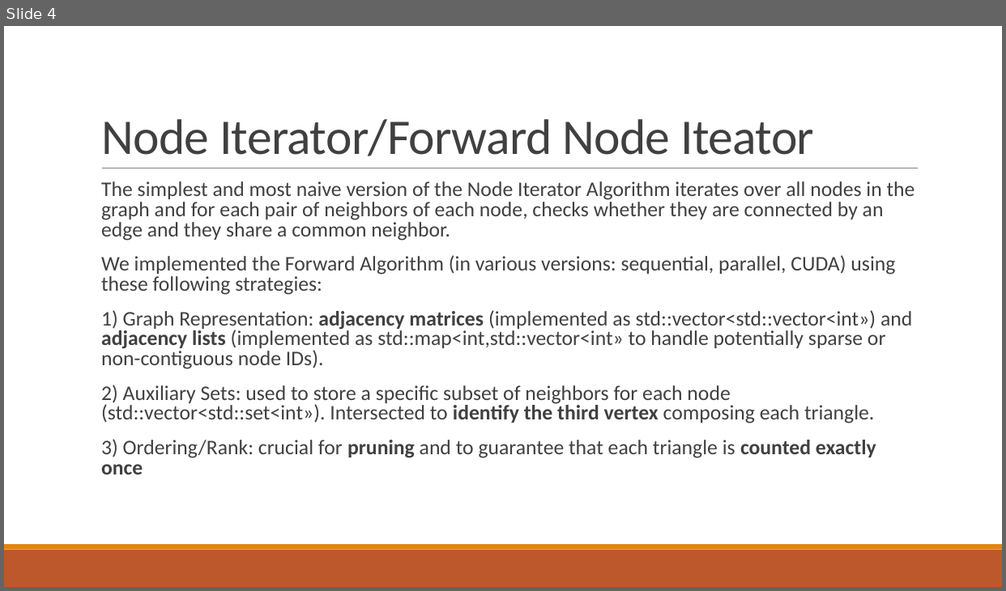
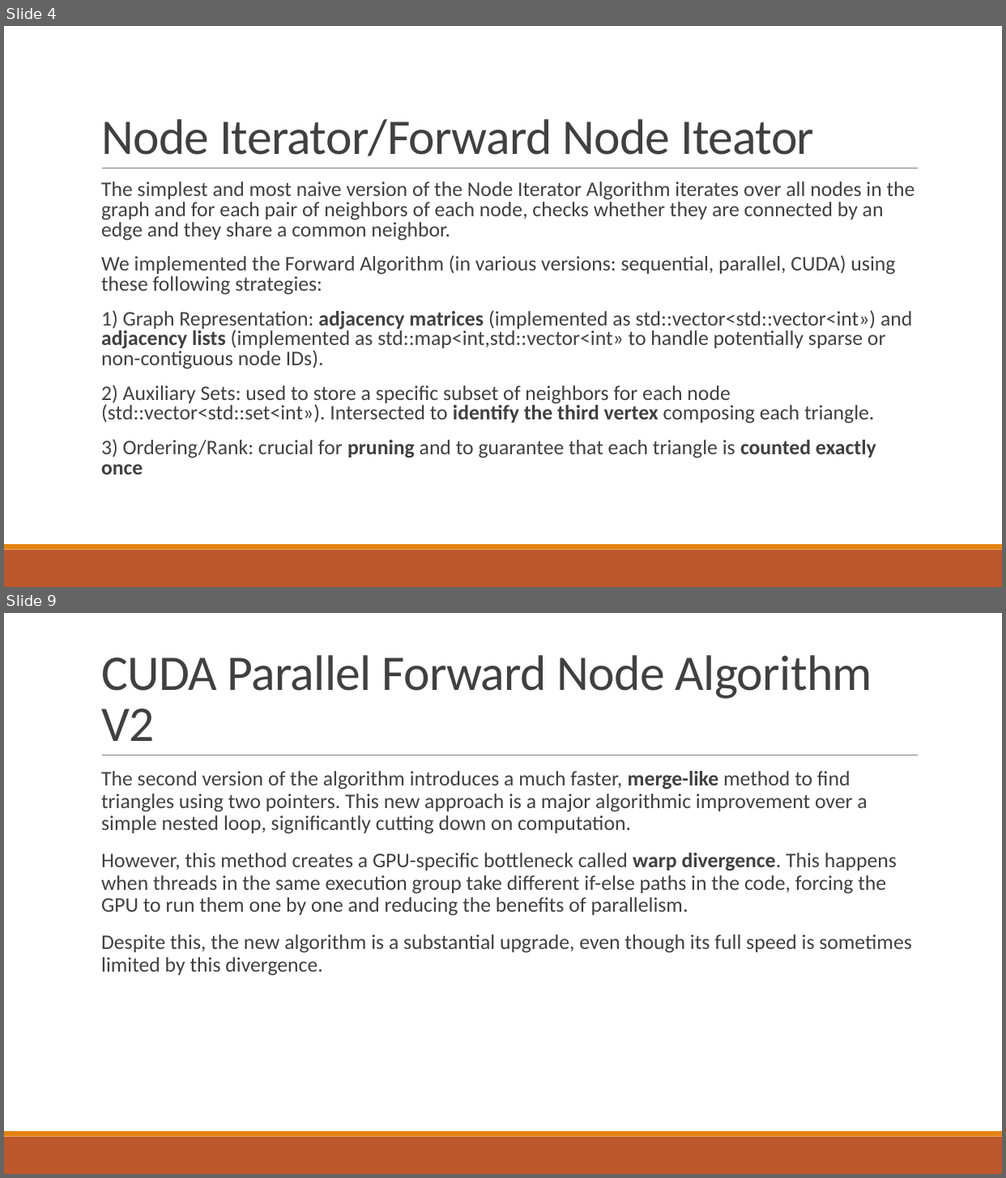
Before and after one commit to RiccardoRevalor/ParallelTriangleCounting, a slide deck: presentation.pptx. Shown one above the other, each under a label of ours: slide 4 before the commit, slides 4 and 9 after it; the slides between them are not shown. The pictures are 1006x591 and 1006x1178 pixels, drawn with LibreOffice and Linux fonts; fonts in the diff are those of the drawing. Boxes give left, top, right and bottom in pixels: in the first picture for what was removed or moved away, otherwise in the second. Text is boxed around its words. In the diff, an @@ line names an element or a change of style, - is before the commit and + after.

Commit message:
feat: slides, completed node algorithms

```diff
--- a/presentation.pptx
+++ b/presentation.pptx
@@ slide 9 added at (x1=4, y1=613, x2=1002, y2=1174), background #FFFFFF; not listed: 3 template elements that a slide beside it also shows @@
@@ title added at (x1=101, y1=655, x2=872, y2=741), 48 pt, text #404040 @@
+CUDA Parallel Forward Node Algorithm V2
@@ text added at (x1=101, y1=771, x2=911, y2=976), 20 pt, text #404040 @@
+  The second version of the algorithm introduces a much faster, merge-like method to find triangles using two pointers. This new approach is a major algorithmic improvement over a simple nested loop, significantly cutting down on computation.
+  However, this method creates a GPU-specific bottleneck called warp divergence. This happens when threads in the same execution group take different if-else paths in the code, forcing the GPU to run them one by one and reducing the benefits of parallelism.
+  Despite this, the new algorithm is a substantial upgrade, even though its full speed is sometimes limited by this divergence.
```
Also in this commit, not shown: 4 other slides added, 1 other file.
